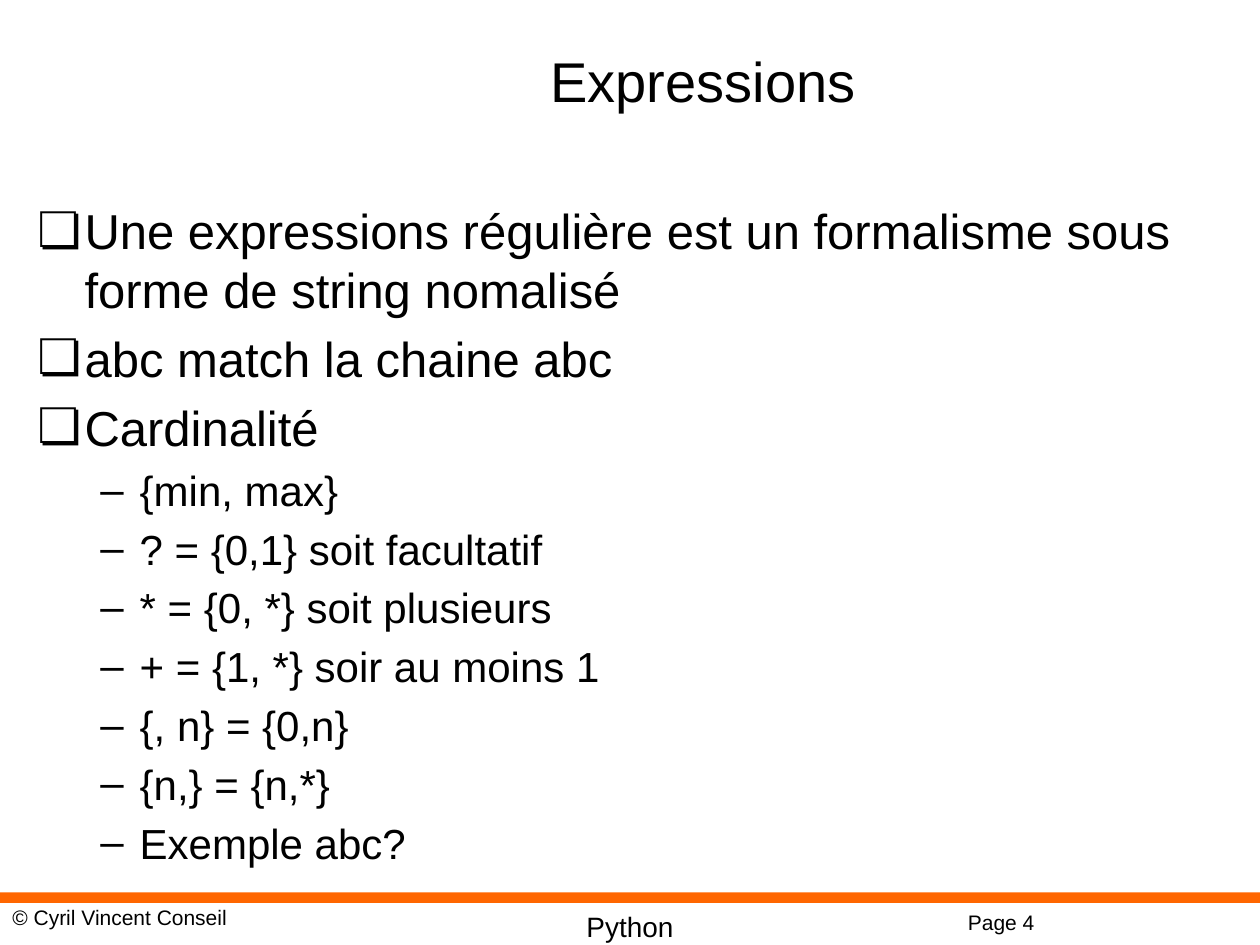
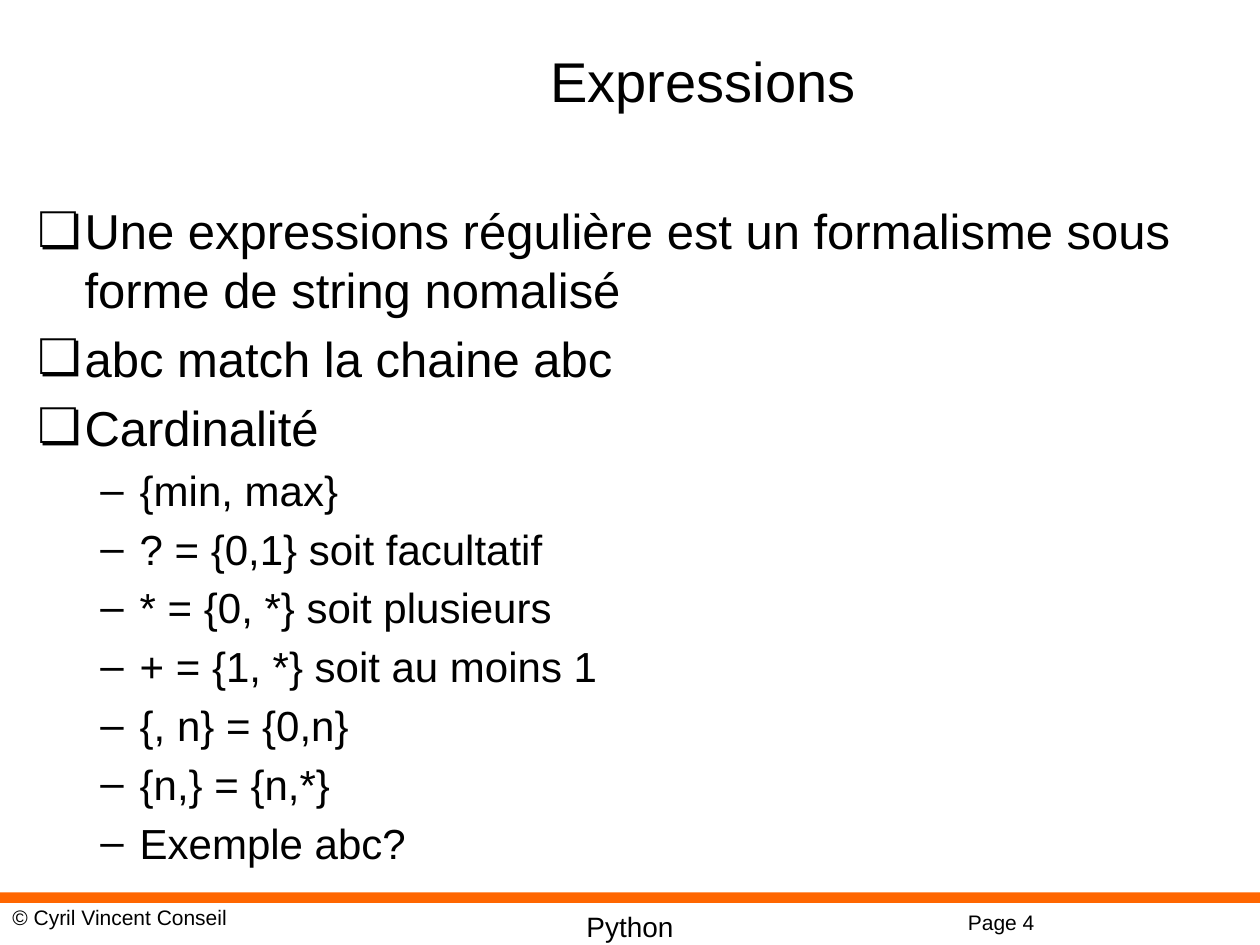
Before and after one commit to cyrilvincent/python, a slide deck: slide 4 of ppt/Python17-Regex.pptx. Drawn at 1260x945 pixels with LibreOffice and Linux fonts; fonts in the diff are those of the drawing; background and template pictures are left out. Boxes give left, top, right and bottom in pixels: in the first picture for what was removed or moved away, otherwise in the second. Text is boxed around its words. In the diff, an @@ line names an element or a change of style, - is before the commit and + after.

```diff
--- a/ppt/Python17-Regex.pptx
+++ b/ppt/Python17-Regex.pptx
@@ text at [212, 651, 597, 691]: text changed @@
-  – + = {1, *} soir au moins 1
+  – + = {1, *} soit au moins 1
```
Also in this commit, not shown: 8 other files.
